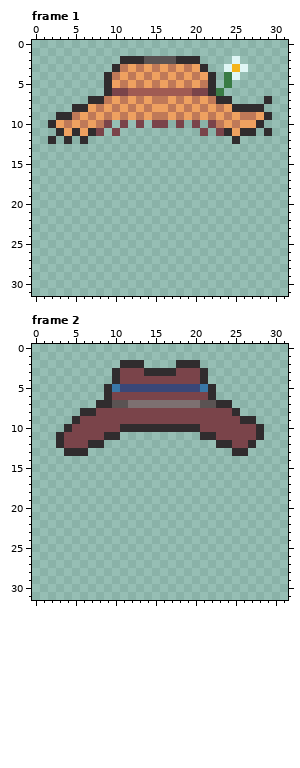
Edited in one commit: pixel-art file (Assets/2. Graphics/Player/Hat.aseprite). The picture above is the old version.
32x32 pixels, 2 frames. Shown: frame 1, frame 2.
After:
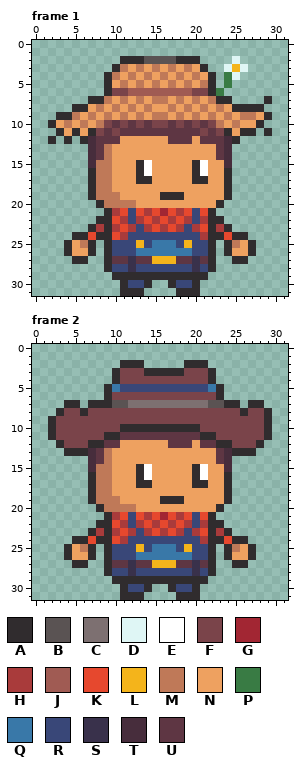
Palette (. is transparent): A #302c2e  B #5a5353  C #7d7071  D #dff6f5  E #ffffff  F #7a444a  G #a22633  H #a93b3b  J #a05b53  K #e6482e  L #f4b41b  M #bf7958  N #eea160  P #397b44  Q #3978a8  R #394778  S #39314b  T #472d3c  U #5e3643
Changes in this commit:
layer "Layer 1" now shown
Changed rows in their new state; - is an unchanged pixel.
Frame 1, layer "Layer 1":
first column x 4:
10 ------U-U-U--U-U-U------
11 -----U-UUUUUUUUUU-U-----
12 ---TUUUNNNNNNUUUNUUUT---
13 ---TUMNNNNNNNNNNNNNUT---
14 ---TUMNNNNNNNNNNNNNUT---
15 ---TMMNNNAENNNNNAENNT---
16 ---AMMNNNAENNNNNAENNA---
17 ---AMMNNNAANNNNNAANNA---
18 ---AMMNNNNNNNNNNNNNNA---
19 ---AMMMNNNNNAAANNNNNA---
20 ----AMMMMNNNNNNNNNNA----
21 -----AHKRKHKGKHKRKA-----
22 ----AAKHRHKHKHKHRHAA----
23 ---AHAHKHRHKHKHRHKAHA---
24 -AAKAAKHRRRRRRRRRHAAKAA-
25 ANMA-ARRRLRQQQRLRRA-AMNA
26 ANNA-ARRRQQQQQQQRRA-ANNA
27 -AA--AUUSUULLLUUSUA--AA-
28 -----ARRSRRRRRRRSRA-----
29 ------AAAAAAAAAAAA------
30 -------ARRA--ARRA-------
31 -------AAA----AAA-------
Frame 2, layers "Layer 2", "Layer 1":
first column x 2:
 2 ----------------.--A--------
 3 ----------------A--FA-------
 4 -------------------FA-------
 5 -------------------RQA------
 6 --------------------FA------
 7 --AA-A-------------C-B-A-AA-
 8 -AFF-F-----------------FAFFA
 9 AFFF--------------------FFFA
10 AFF-----------------------FA
11 AF-------UUUUUUUUUU-------FA
12 -------UUNNNNNNUUUNUU----FA-
13 -----TUMNNNNNNNNNNNNNUT--A--
14 -----TUMNNNNNNNNNNNNNUT-----
15 -----TMMNNNAENNNNNAENNT-----
16 -----AMMNNNAENNNNNAENNA-----
17 -----AMMNNNAANNNNNAANNA-----
18 -----AMMNNNNNNNNNNNNNNA-----
19 -----AMMMNNNNNAAANNNNNA-----
20 ------AMMMMNNNNNNNNNNA------
21 -------AHKRKHKGKHKRKA-------
22 ------AAKHRHKHKHKHRHAA------
23 -----AHAHKHRHKHKHRHKAHA-----
24 ---AAKAAKHRRRRRRRRRHAAKAA---
25 --ANMA-ARRRLRQQQRLRRA-AMNA--
26 --ANNA-ARRRQQQQQQQRRA-ANNA--
27 ---AA--AUUSUULLLUUSUA--AA---
28 -------ARRSRRRRRRRSRA-------
29 --------AAAAAAAAAAAA--------
30 ---------ARRA--ARRA---------
31 ---------AAA----AAA---------
